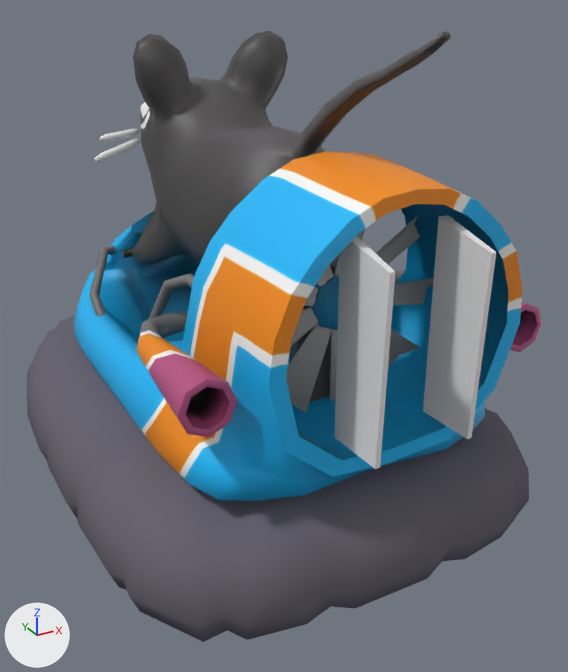
Renders of the Blender file media/trunk/karts/20_xue/XFCE_mouse_22.blend from each side of a commit.
Before and after are seen from a 50 mm camera at (-0.778, -1.572, 1.107) aimed at (0.05, -0.067, 0.354). Every picture has the same lights, and +X, +Y and +Z are marked at lower left. The older version comes first.

Objects in the first picture: 'Mouse', 'hc.body', 'hc.flaps', 'hc.propeller', 'hc.skirt'.
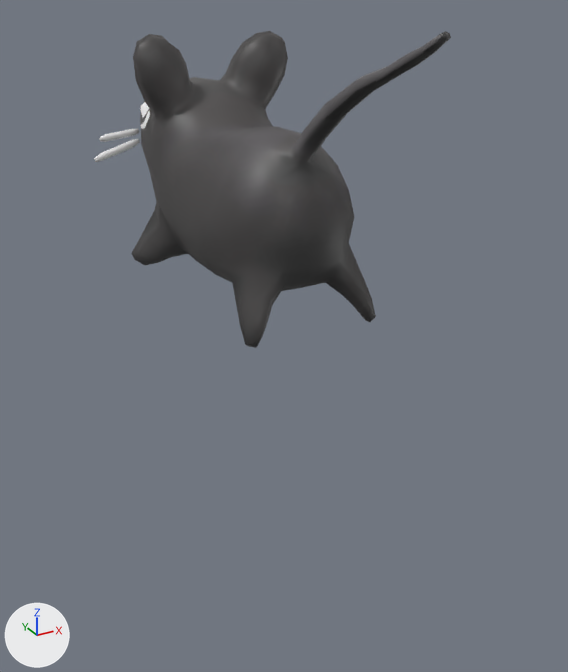
Pixel boxes [x1, y1, x2, y2] of what changed, in the pictures (568 x 672 px):
'hc.body', hidden (blue): before [73, 151, 542, 501]
'hc.skirt', hidden: before [27, 315, 529, 642]
'hc.flaps', hidden: before [334, 215, 496, 469]
'hc.propeller', hidden: before [286, 217, 434, 412]

What the commit changed:
Object 'hc.skirt' (ob_hc_skirt) is now hidden.
Object 'hc.flaps' (ob_hc_flaps) is now hidden.
Object 'hc.body' (ob_hc_body) is now hidden.
Object 'hc.propeller' (ob_hc_propeller) is now hidden.
